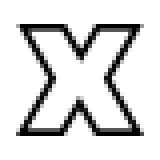
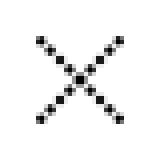
Layers edited between the first and the second 160 x 160 image:
added layer "Shape 3" above "Shape 2" over (x1=36, y1=36, x2=124, y2=124)
hid "Shape 2" over (x1=16, y1=24, x2=144, y2=136)
